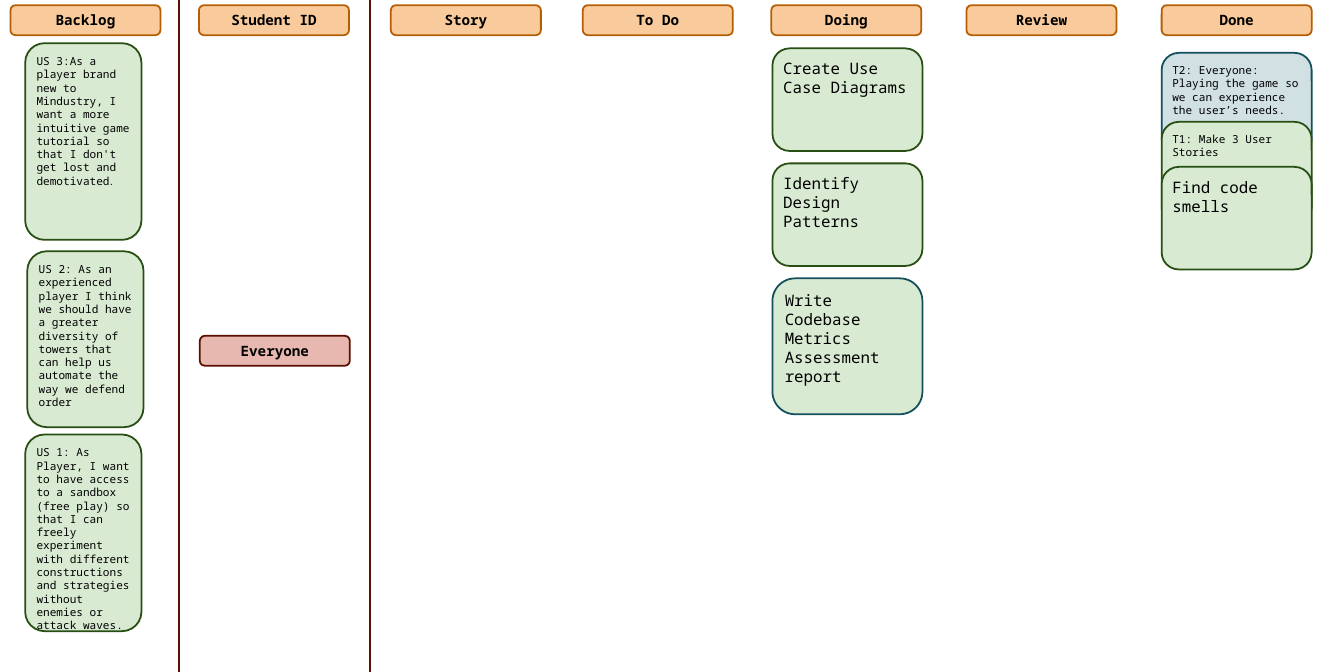
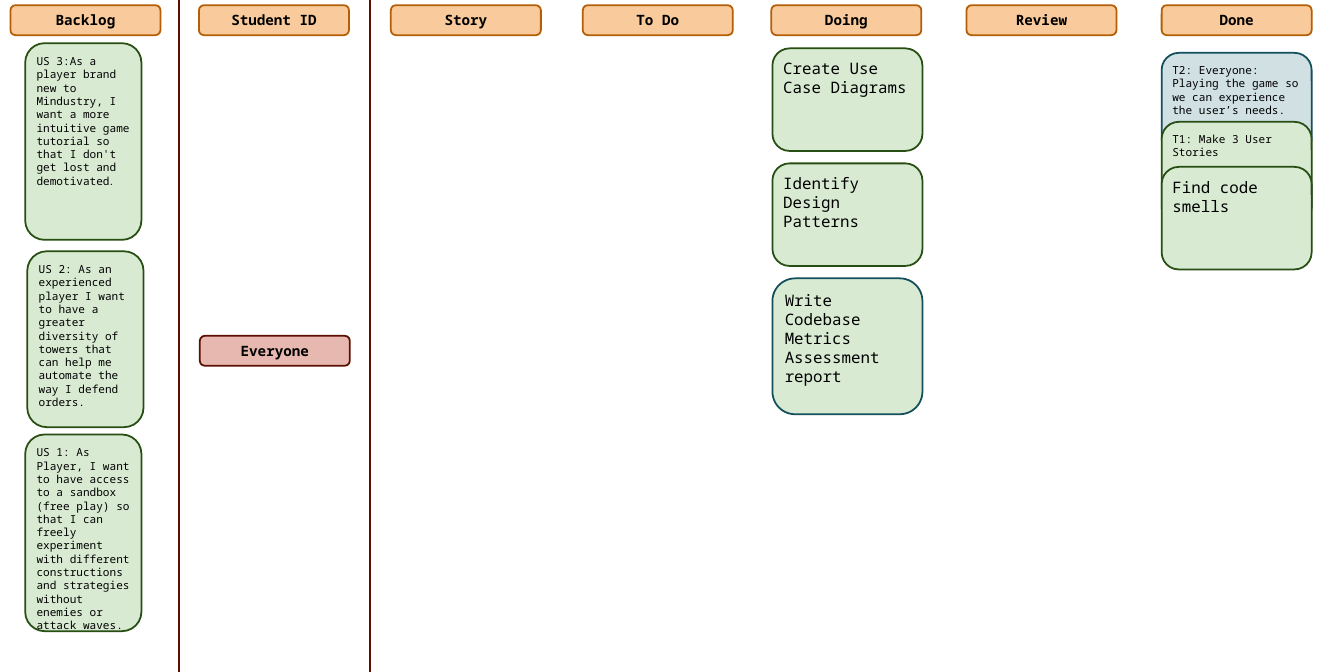
Before and after one commit to FranRod2310/ProjectsSoftwareEngineeringCourse, a slide deck: slide 4 of SE202526/Management/Sprint4/Scrum_Board_Sprint 4.pptx. Drawn at 1344x672 pixels with LibreOffice and Linux fonts; fonts in the diff are those of the drawing. Boxes give left, top, right and bottom in pixels: in the first picture for what was removed or moved away, otherwise in the second. Text is boxed around its words. In the diff, an @@ line names an element or a change of style, - is before the commit and + after.

```diff
--- a/SE202526/Management/Sprint4/Scrum_Board_Sprint 4.pptx
+++ b/SE202526/Management/Sprint4/Scrum_Board_Sprint 4.pptx
@@ text in rounded rectangle at <box>39,265,125,406</box>: text changed @@
-US 2: As an experienced player I think we should have a greater diversity of towers that can help us automate the way we defend order
+US 2: As an experienced player I want to have a greater diversity of towers that can help me automate the way I defend orders.
```
Also in this commit, not shown: 4 other slides changed, 3 other files.
